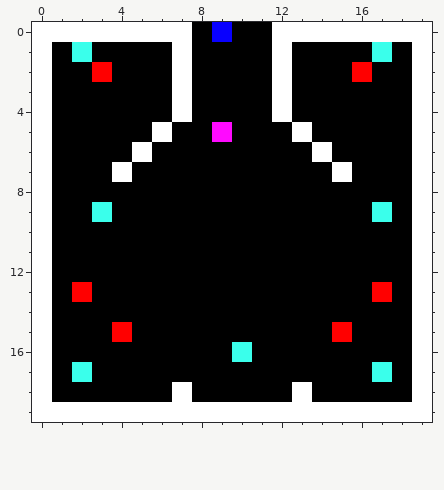
File history of a pixel-art sprite, bin/map.png. The picture above was drawn from the file before the commit.
The file is 20x20 pixels.
New version:
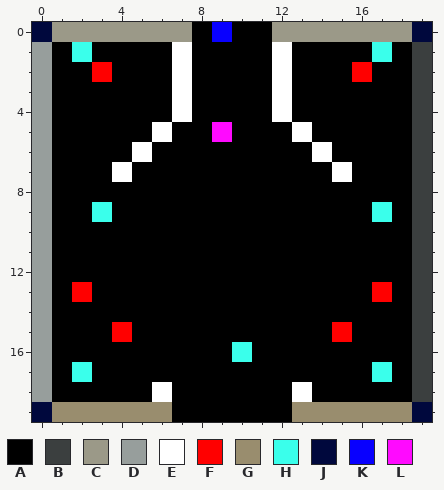
Palette (. is transparent): A #000000  B #3b3f3f  C #9b9988  D #979e9c  E #ffffff  F #ff0000  G #998d6e  H #3affeb  J #00083d  K #0800ff  L #ff0aff
Change:
{"y":0,"x":0,"old":"EEEEEEEE","new":"JCCCCCCC"}
{"y":0,"x":12,"old":"EEEEEEEE","new":"CCCCCCCJ"}
{"y":1,"x":0,"old":"E","new":"D"}
{"y":1,"x":19,"old":"E","new":"B"}
{"y":2,"x":0,"old":"E","new":"D"}
{"y":2,"x":19,"old":"E","new":"B"}
{"y":3,"x":0,"old":"E","new":"D"}
{"y":3,"x":19,"old":"E","new":"B"}
{"y":4,"x":0,"old":"E","new":"D"}
{"y":4,"x":19,"old":"E","new":"B"}
{"y":5,"x":0,"old":"E","new":"D"}
{"y":5,"x":19,"old":"E","new":"B"}
{"y":6,"x":0,"old":"E","new":"D"}
{"y":6,"x":19,"old":"E","new":"B"}
{"y":7,"x":0,"old":"E","new":"D"}
{"y":7,"x":19,"old":"E","new":"B"}
{"y":8,"x":0,"old":"E","new":"D"}
{"y":8,"x":19,"old":"E","new":"B"}
{"y":9,"x":0,"old":"E","new":"D"}
{"y":9,"x":19,"old":"E","new":"B"}
{"y":10,"x":0,"old":"E","new":"D"}
{"y":10,"x":19,"old":"E","new":"B"}
{"y":11,"x":0,"old":"E","new":"D"}
{"y":11,"x":19,"old":"E","new":"B"}
{"y":12,"x":0,"old":"E","new":"D"}
{"y":12,"x":19,"old":"E","new":"B"}
{"y":13,"x":0,"old":"E","new":"D"}
{"y":13,"x":19,"old":"E","new":"B"}
{"y":14,"x":0,"old":"E","new":"D"}
{"y":14,"x":19,"old":"E","new":"B"}
{"y":15,"x":0,"old":"E","new":"D"}
{"y":15,"x":19,"old":"E","new":"B"}
{"y":16,"x":0,"old":"E","new":"D"}
{"y":16,"x":19,"old":"E","new":"B"}
{"y":17,"x":0,"old":"E","new":"D"}
{"y":17,"x":19,"old":"E","new":"B"}
{"y":18,"x":0,"old":"E","new":"D"}
{"y":18,"x":6,"old":"AE","new":"EA"}
{"y":18,"x":19,"old":"E","new":"B"}
{"y":19,"x":0,"old":"EEEEEEEEEEEEEEEEEEEE","new":"JGGGGGGAAAAAAGGGGGGJ"}
{"label":"changed","picture_box":[32,22,432,422]}
